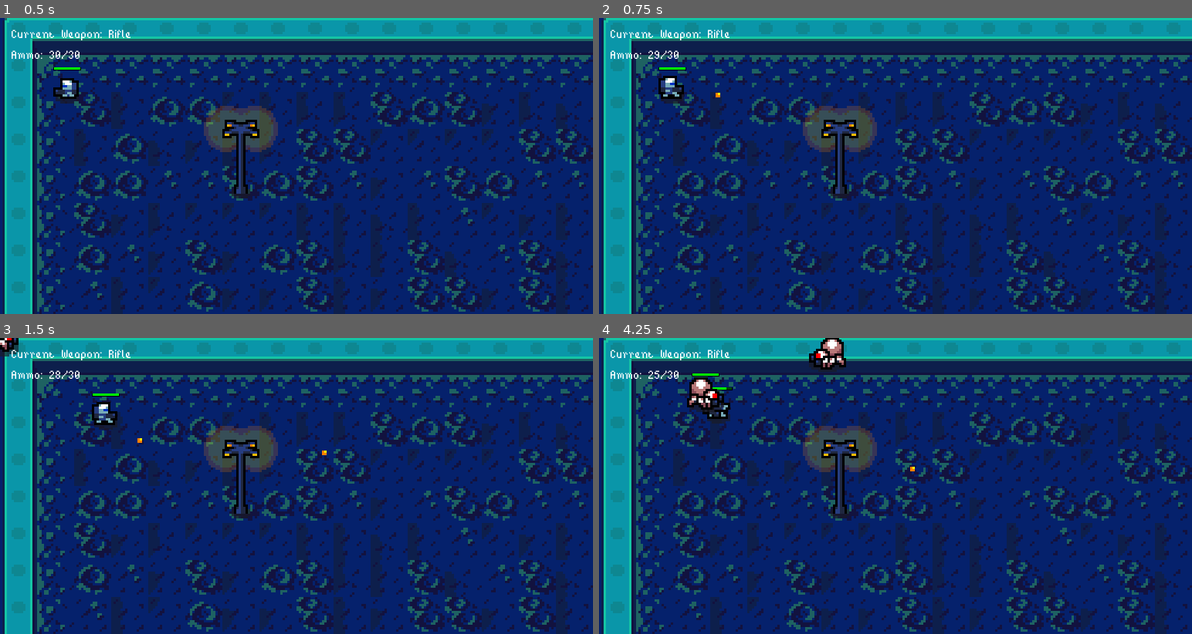
Above: before the commit, frames 1-4 (two rows, left to right).
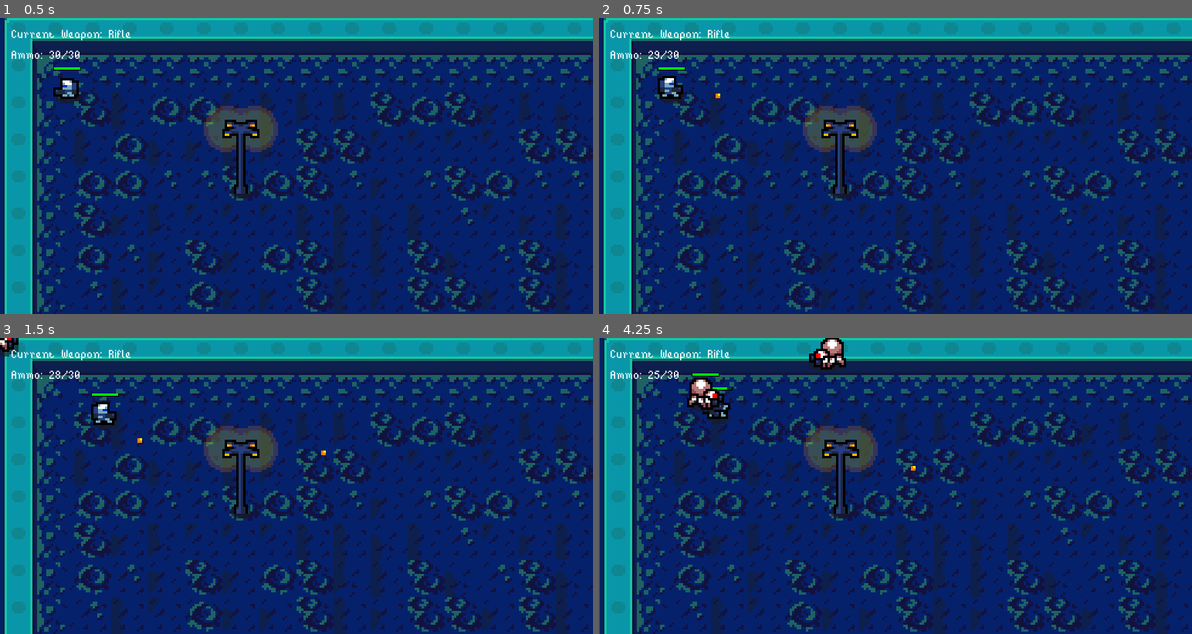
Above: after the commit, the same moments.

Repository: Gui-dev/topdown-shooter
Game: Godot game, scene res://scenes/management/game_level.tscn
Same seed, same stepped clock (60 frames per second), same inputs: the game is played once before the commit and once after it.
Inputs (mouse positions are in pixels of both pictures, inside the frame that each line leads up to):
- Up to frame 1 (0.5 s): no input
- Up to frame 2 (0.75 s): move the mouse to (1025, 151) at 0.52 s; hold Right (ui_right) from 0.53 s (still down); click (1025, 151) at 0.6 s
- Up to frame 3 (1.5 s): tap Space (ui_select) at 0.77 s; move the mouse to (177, 500) at 1.27 s; release Right (ui_right) at 1.28 s; hold Down (ui_down) from 1.28 s (still down); click (177, 500) at 1.35 s
- Up to frame 4 (4.25 s): tap Space (ui_select) at 1.52, 3.02, 3.77 s; move the mouse to (954, 420) at 2.02 s; release Down (ui_down) at 2.03 s; hold Right (ui_right) 2.03-2.78 s; click (954, 420) at 2.1 s; move the mouse to (865, 545) at 2.77 s; hold Up (ui_up) 2.78-3.53 s; click (865, 545) at 2.85 s; move the mouse to (1073, 530) at 3.52 s; hold Left (ui_left) from 3.53 s (still down); click (1073, 530) at 3.6 s

Frame 1 is identical in both runs. In frame 2, less than 0.1% of the frame differs, in the area x 9-21%, y 16-29%; in frame 3, less than 0.1%; in frame 4, 7.4%, in the area x 0-100%, y 0-100%.

Commit message:
feat: add camera shake

Diff:
--- a/scenes/player/soldier.tscn
+++ b/scenes/player/soldier.tscn
@@ -6,6 +6,7 @@
 [ext_resource path="res://scripts/player/move.gd" type="Script" id=4]
 [ext_resource path="res://scripts/player/soldier_texture.gd" type="Script" id=5]
 [ext_resource path="res://scenes/combat/hitbox_area.tscn" type="PackedScene" id=6]
+[ext_resource path="res://scripts/player/camera.gd" type="Script" id=7]
 
 [sub_resource type="RectangleShape2D" id=7]
 extents = Vector2( 4.5, 2 )
@@ -203,6 +204,7 @@
 
 [node name="camera" type="Camera2D" parent="."]
 current = true
+script = ExtResource( 7 )
 
 [node name="health_bar" parent="." instance=ExtResource( 2 )]
 
--- a/scripts/enemies/enemy.gd
+++ b/scripts/enemies/enemy.gd
@@ -4,7 +4,9 @@
 
 onready var texture: Sprite = $texture
 onready var collision: CollisionShape2D = $collision
+onready var animation: AnimationPlayer = $animation
 onready var monitoring_timer: Timer = $monitoring_timer
+#var is_near: bool = false
 var distance: float
 var path: Array = []
 var velocity: Vector2
@@ -29,13 +31,14 @@
 
 
 func _physics_process(_delta: float) -> void:
+  animate()
   if distance < distance_threshhold:
+#    is_near = true
     return
 
+#  is_near = false
   velocity = move_and_slide(velocity)
   verify_direction()
-  animate()
-
 
 func verify_direction() -> void:
   if velocity.x > 0:
@@ -46,7 +49,11 @@
 
 
 func animate() -> void:
-  pass
+  if velocity != Vector2.ZERO:
+    animation.play('walk')
+    return
+
+  animation.stop()
 
 
 func set_collision() -> void:
--- a/scripts/player/attack.gd
+++ b/scripts/player/attack.gd
@@ -31,6 +31,7 @@
     return
 
   if Input.is_action_just_pressed('ui_attack') and not soldier.is_attacking:
+    camera.shake(.25, .1)
     soldier.is_attacking = true
     update_ammo(weapons_list[weapon_index], 'decrease', 1)
     texture.action_behavior(weapons_list[weapon_index])
@@ -50,7 +51,7 @@
 
   get_tree().root.call_deferred('add_child', projectile)
   projectile.global_position = projectile_spawner.global_position
-  # Conectar o Sinal de camera shake
+  projectile.connect('camera_shake', camera, 'shake')
   projectile.direction = projectile_direction
 
 
--- /dev/null
+++ b/scripts/player/camera.gd
@@ -0,0 +1,35 @@
+extends Camera2D
+class_name SoldierCamera
+
+
+var shake_lifetime: float
+var shake_strength: float
+
+
+func _ready() -> void:
+  randomize()
+
+
+func shake(lifetime: float, strength: float) -> void:
+  if shake_lifetime != 0:
+    return
+
+  shake_lifetime = lifetime
+  shake_strength = strength
+
+  while shake_lifetime > 0:
+    offset = Vector2(
+      rand_range(-shake_strength, shake_strength),
+      rand_range(shake_strength, -shake_strength)
+    )
+
+    shake_lifetime -= get_process_delta_time()
+    yield(get_tree(), 'idle_frame')
+
+  reset()
+
+
+func reset() -> void:
+  offset = Vector2.ZERO
+  shake_lifetime = 0.0
+  shake_strength = 0.0
Not shown: 1 places in scenes/player/soldier.tscn that only renumber resources
